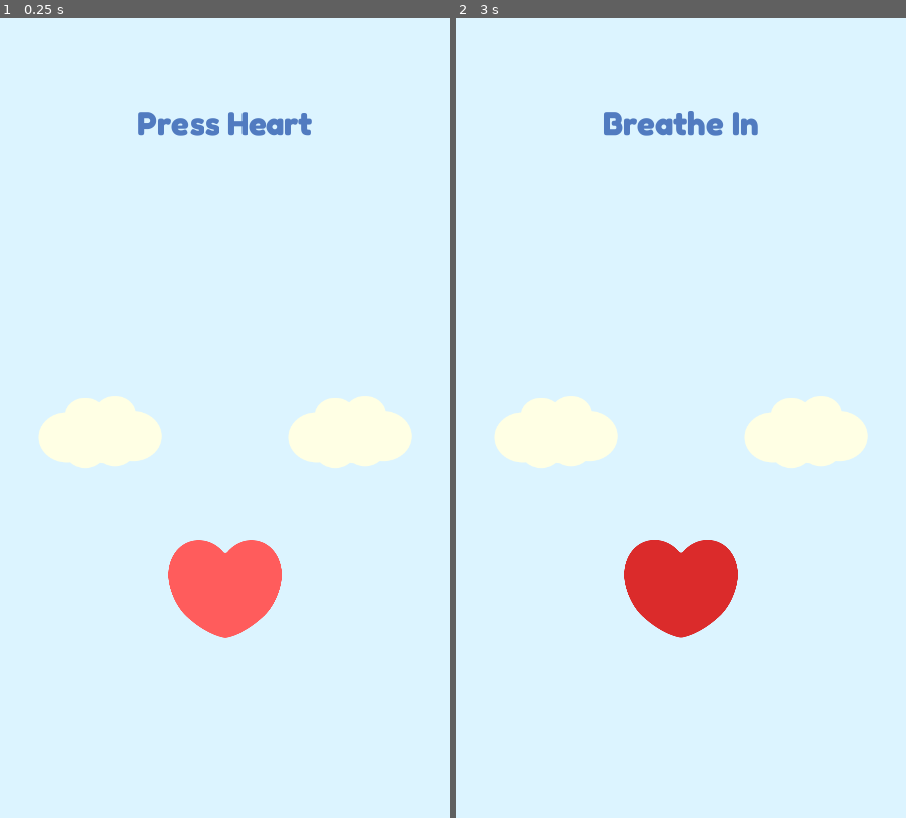
Above: before the commit, frames 1-2 (left to right).
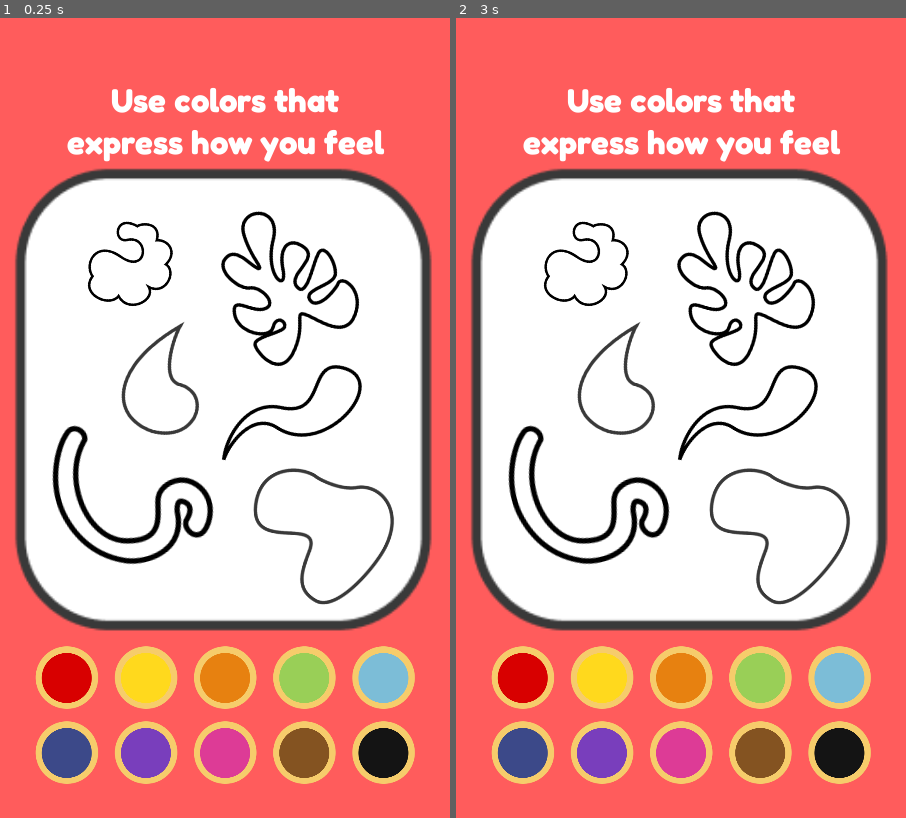
Above: after the commit, the same moments.

Repository: tillioss/Godot-Strategies-V1
Game: Godot game, scene res://Coloring Activity/ColoringActivity.tscn
The game is run twice, just before and just after one commit, with the same random seed, the same clock (stepped at 60 frames per second) and the same inputs. Before the commit the project starts from res://RainbowActivity/RainbowBreathingActivity.tscn.
Inputs (mouse positions are in pixels of both pictures, inside the frame that each line leads up to):
- Up to frame 1 (0.25 s): no input
- Up to frame 2 (3 s): tap Enter at 0.5, 2 s; move the mouse to (681, 586) at 0.52 s; click (681, 586) at 0.67 s; tap Space at 1.25, 2.75 s; move the mouse to (591, 458) at 1.27 s; click (591, 458) at 1.42 s; move the mouse to (726, 242) at 2.02 s; click (726, 242) at 2.17 s; move the mouse to (658, 578) at 2.77 s; click (658, 578) at 2.92 s

The runs differ from the first frame. In frame 1, 99% of the frame differs, in the area x 0-100%, y 0-100%; in frame 2, 100%.

Commit message:
Complete Coloring Activity
Coloring Activity with all shapes and backgrounds. Complete loop

Diff:
--- /dev/null
+++ b/Coloring Activity/ColorablePieceBackground.gd
@@ -0,0 +1,27 @@
+extends Node2D
+
+var isMouseOnShape = false
+var colorToPaint : Color
+var shapeToBePainted
+# Called when the node enters the scene tree for the first time.
+func _ready():
+	colorToPaint = Color.white
+	shapeToBePainted = $ShapeSprite
+
+func _input(event):
+	if event is InputEventMouseButton:
+		if event.button_index == BUTTON_LEFT and event.pressed:
+			if isMouseOnShape:
+				print("Background Input Event registered")
+				shapeToBePainted.modulate = colorToPaint
+				get_tree().set_input_as_handled()
+
+func _on_Area2D_mouse_entered():
+	isMouseOnShape = true
+
+
+func _on_Area2D_mouse_exited():
+	isMouseOnShape = false
+
+func _on_ColoringManager_ActiveColorChanged(activeColor, isNotWhite):
+	colorToPaint = activeColor
--- a/Coloring Activity/ColorablePieceBackground.tscn
+++ b/Coloring Activity/ColorablePieceBackground.tscn
@@ -1,6 +1,7 @@
-[gd_scene load_steps=4 format=2]
+[gd_scene load_steps=5 format=2]
 
 [ext_resource path="res://Coloring Activity/Art10.png" type="Texture" id=1]
+[ext_resource path="res://Coloring Activity/ColorablePieceBackground.gd" type="Script" id=2]
 
 [sub_resource type="SpriteFrames" id=1]
 animations = [ {
@@ -14,8 +15,9 @@
 extents = Vector2( 108, 120.5 )
 
 [node name="ColorablePieceBackground" type="Node2D"]
+script = ExtResource( 2 )
 
-[node name="AnimatedSprite" type="AnimatedSprite" parent="."]
+[node name="ShapeSprite" type="AnimatedSprite" parent="."]
 frames = SubResource( 1 )
 
 [node name="Area2D" type="Area2D" parent="."]
@@ -23,3 +25,6 @@
 [node name="CollisionShape2D" type="CollisionShape2D" parent="Area2D"]
 position = Vector2( 0, -0.5 )
 shape = SubResource( 2 )
+
+[connection signal="mouse_entered" from="Area2D" to="." method="_on_Area2D_mouse_entered"]
+[connection signal="mouse_exited" from="Area2D" to="." method="_on_Area2D_mouse_exited"]
--- a/Coloring Activity/ColoringActivity.tscn
+++ b/Coloring Activity/ColoringActivity.tscn
@@ -8,6 +8,8 @@
 [ext_resource path="res://Coloring Activity/ColoringManager.tscn" type="PackedScene" id=6]
 [ext_resource path="res://Coloring Activity/Art3.png" type="Texture" id=7]
 [ext_resource path="res://Coloring Activity/Art5.png" type="Texture" id=8]
+[ext_resource path="res://Coloring Activity/Art6.png" type="Texture" id=9]
+[ext_resource path="res://Coloring Activity/Art7.png" type="Texture" id=10]
 
 [sub_resource type="SpriteFrames" id=1]
 animations = [ {
@@ -33,18 +35,35 @@
 "speed": 5.0
 } ]
 
+[sub_resource type="SpriteFrames" id=4]
+animations = [ {
+"frames": [ ExtResource( 9 ) ],
+"loop": true,
+"name": "default",
+"speed": 5.0
+} ]
+
+[sub_resource type="SpriteFrames" id=5]
+animations = [ {
+"frames": [ ExtResource( 10 ) ],
+"loop": true,
+"name": "default",
+"speed": 5.0
+} ]
+
 [node name="ColoringScene" type="Node2D"]
 
 [node name="HUD_coloringActivity" parent="." instance=ExtResource( 1 )]
 
 [node name="ColorableBackground" parent="." instance=ExtResource( 2 )]
-position = Vector2( 536, 942 )
+position = Vector2( 536, 916 )
 scale = Vector2( 4.5, 4.5 )
 
 [node name="ColoringManager" parent="." instance=ExtResource( 6 )]
-position = Vector2( 540, 1600 )
+position = Vector2( 540, 1584 )
 
 [node name="ColorableShapesParent" parent="." instance=ExtResource( 3 )]
+position = Vector2( 0, -26 )
 
 [node name="ColorablePieceShape" parent="ColorableShapesParent" instance=ExtResource( 4 )]
 position = Vector2( 316, 616 )
@@ -63,7 +82,7 @@
 polygon = PoolVector2Array( -77.8653, 6.11719, -106.219, -18.3437, -96.9054, -36.2272, -51.0546, -25.431, -64.8365, -40 …(723 unchanged characters)…
 
 [node name="ColorablePieceShape3" parent="ColorableShapesParent" instance=ExtResource( 4 )]
-position = Vector2( 447, 984 )
+position = Vector2( 429, 938 )
 rotation = 0.261799
 scale = Vector2( 1.62577, 1.62577 )
 
@@ -74,9 +93,9 @@
 polygon = PoolVector2Array( -82.3316, 1.68335, -69.7101, -46.2738, -27.3819, -102.191, -28.1322, -66.9664, -21.4657, -25.451, 1.64301, -17.6335, 25.8661, -5.6572, 29.6244, 22.6281, 11.5475, 47.849, -28.4186, 57.9211, -59.4529, 49.0433, -73.5019, 29.8833 )
 
 [node name="ColorablePieceShape4" parent="ColorableShapesParent" instance=ExtResource( 4 )]
-position = Vector2( 277, 1169 )
+position = Vector2( 313, 1155 )
 rotation = -1.83259
-scale = Vector2( 1.61739, 1.61739 )
+scale = Vector2( 2.5371, 2.5371 )
 
 [node name="ShapeSprite" parent="ColorableShapesParent/ColorablePieceShape4" index="0"]
 frames = SubResource( 3 )
@@ -84,6 +103,29 @@
 [node name="CollisionPolygon2D" parent="ColorableShapesParent/ColorablePieceShape4/Area2D" index="0"]
 polygon = PoolVector2Array( -70.7557, -6.8598, -51.4534, -45.6263, -6.61469, -67.9985, 29.1613, -66.0539, 68.6384, -44. …(214 unchanged characters)…
 
+[node name="ColorablePieceShape5" parent="ColorableShapesParent" instance=ExtResource( 4 )]
+position = Vector2( 704, 988 )
+rotation = 0.523598
+scale = Vector2( 1.61739, 1.61739 )
+
+[node name="ShapeSprite" parent="ColorableShapesParent/ColorablePieceShape5" index="0"]
+frames = SubResource( 4 )
+
+[node name="CollisionPolygon2D" parent="ColorableShapesParent/ColorablePieceShape5/Area2D" index="0"]
+polygon = PoolVector2Array( -42.0799, 5.01874, -7.72845, -13.3861, 6.94897, -41.1362, 7.03619, -90.4476, 32.5113, -104.442, 59.0026, -96.8907, 68.8788, -66.1824, 54.5993, -17.9582, 15.5783, 19.563, -7.94293, 24.5759, -33.6281, 25.8406, -52.8376, 51.9236, -60.2776, 103.338, -68.222, 58.6641, -59.6606, 25.4054 )
+
+[node name="ColorablePieceShape6" parent="ColorableShapesParent" instance=ExtResource( 4 )]
+position = Vector2( 773, 1205 )
+rotation = -0.785397
+scale = Vector2( 1.61739, 1.61739 )
+
+[node name="ShapeSprite" parent="ColorableShapesParent/ColorablePieceShape6" index="0"]
+frames = SubResource( 5 )
+
+[node name="CollisionPolygon2D" parent="ColorableShapesParent/ColorablePieceShape6/Area2D" index="0"]
+polygon = PoolVector2Array( -47.2165, 24.4827, -50.2769, 2.18597, -73.0107, -24.9197, -81.3174, -51.5884, -55.086, -81.3173, -14.8645, -88.3124, 11.8041, -69.5132, 26.6686, -37.1612, 47.2165, 2.62311, 73.8852, 30.166, 73.8852, 66.89, 49.4026, 97.4933, -18.3618, 115.418, -74.3222, 110.172, -100.991, 93.996, -100.554, 55.9604 )
+
+[connection signal="ActiveColorChanged" from="ColoringManager" to="ColorableBackground" method="_on_ColoringManager_ActiveColorChanged"]
 [connection signal="ActiveColorChanged" from="ColoringManager" to="ColorableShapesParent" method="_on_ColoringManager_ActiveColorChanged"]
 [connection signal="ActivityOverSendMessage" from="ColorableShapesParent" to="HUD_coloringActivity" method="_on_ColorableShapesParent_ActivityOverSendMessage"]
 [connection signal="ActivityOverSendMessage" from="ColorableShapesParent" to="ColoringManager" method="_on_ColorableShapesParent_ActivityOverSendMessage"]
@@ -103,3 +145,5 @@
 [editable path="ColorableShapesParent/ColorablePieceShape2"]
 [editable path="ColorableShapesParent/ColorablePieceShape3"]
 [editable path="ColorableShapesParent/ColorablePieceShape4"]
+[editable path="ColorableShapesParent/ColorablePieceShape5"]
+[editable path="ColorableShapesParent/ColorablePieceShape6"]
--- a/Coloring Activity/HUD_coloringActivity.tscn
+++ b/Coloring Activity/HUD_coloringActivity.tscn
@@ -24,9 +24,9 @@
 anchor_left = 0.5
 anchor_right = 0.5
 margin_left = -428.0
-margin_top = 154.0
+margin_top = 147.0
 margin_right = 429.0
-margin_bottom = 351.0
+margin_bottom = 344.0
 grow_horizontal = 2
 grow_vertical = 2
 theme = SubResource( 1 )
--- a/project.godot
+++ b/project.godot
@@ -11,7 +11,7 @@
 [application]
 
 config/name="Strategies"
-run/main_scene="res://RainbowActivity/RainbowBreathingActivity.tscn"
+run/main_scene="res://Coloring Activity/ColoringActivity.tscn"
 config/icon="res://icon.png"
 
 [display]
Not shown: 1 places in Coloring Activity/ColoringActivity.tscn that only renumber resources
Not shown, changed: export_presets.cfg
